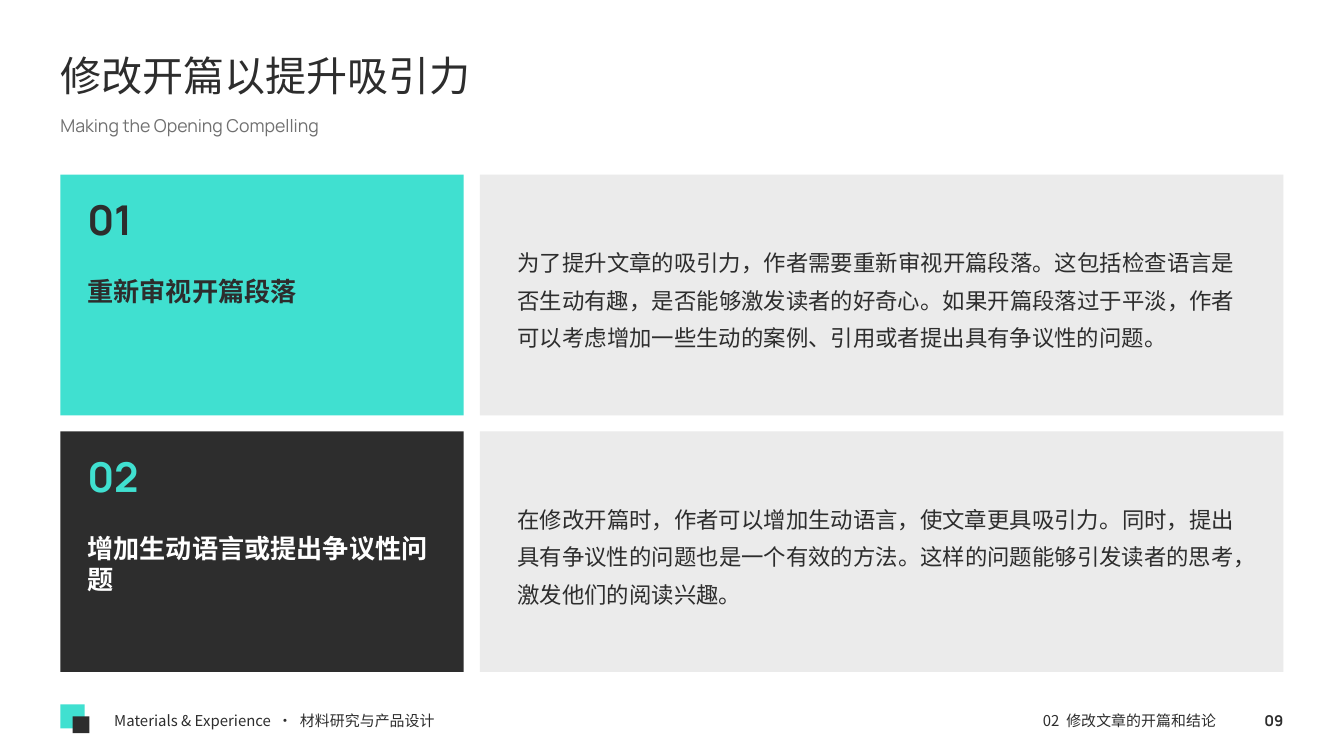
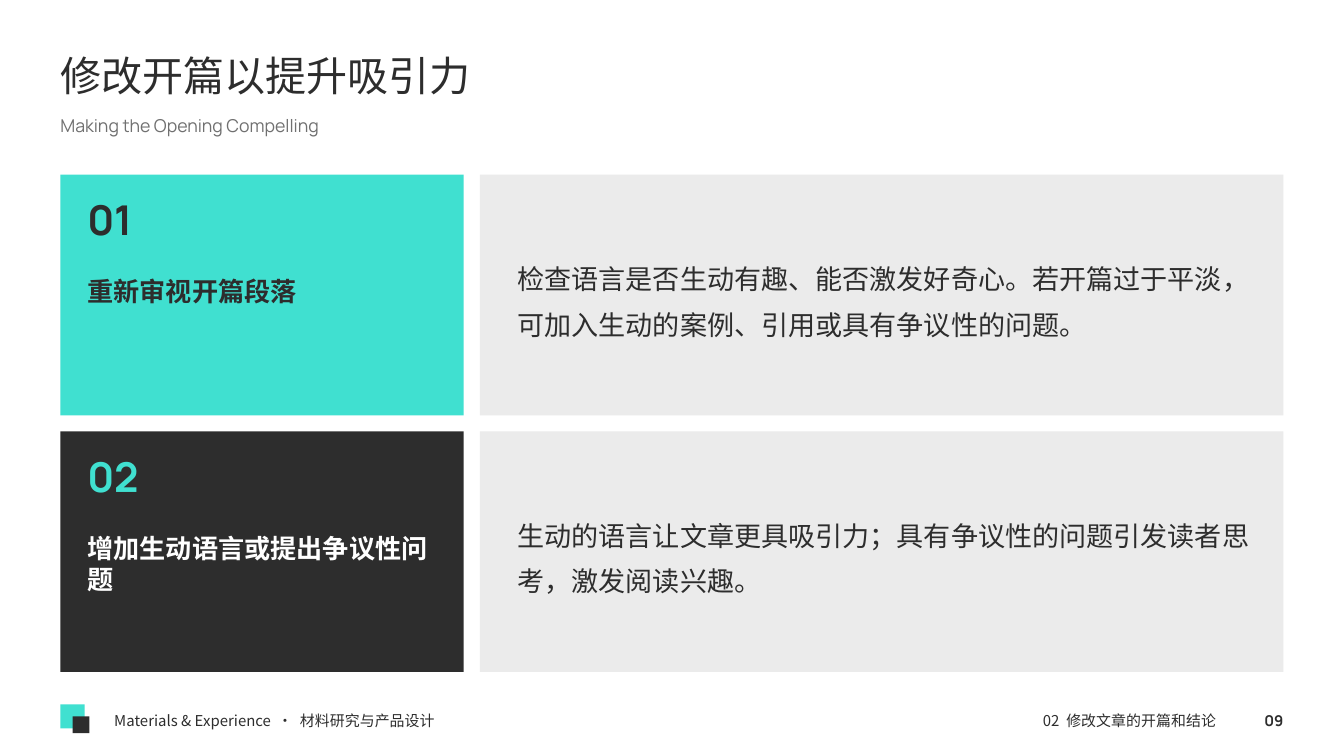
Before and after one commit to memoryzm214/Ericzm214, a slide deck: slide 9 of courses/第3课_学术论文研究背景撰写技巧.pptx. Drawn at 1344x756 pixels with LibreOffice and Linux fonts; fonts in the diff are those of the drawing. Boxes give left, top, right and bottom in pixels: in the first picture for what was removed or moved away, otherwise in the second. Text is boxed around its words. In the diff, an @@ line names an element or a change of style, - is before the commit and + after.

```diff
--- a/courses/第3课_学术论文研究背景撰写技巧.pptx
+++ b/courses/第3课_学术论文研究背景撰写技巧.pptx
@@ text at <box>517,266,1249,337</box>: text changed; size 12 to 14.5 pt @@
-为了提升文章的吸引力，作者需要重新审视开篇段落。这包括检查语言是否生动有趣，是否能够激发读者的好奇心。如果开篇段落过于平淡，作者可以考虑增加一些生动的案例、引用或者提出具有争议性的问题。
+检查语言是否生动有趣、能否激发好奇心。若开篇过于平淡，可加入生动的案例、引用或具有争议性的问题。
@@ text at <box>517,523,1249,594</box>: text changed; size 12 to 14.5 pt @@
-在修改开篇时，作者可以增加生动语言，使文章更具吸引力。同时，提出具有争议性的问题也是一个有效的方法。这样的问题能够引发读者的思考，激发他们的阅读兴趣。
+生动的语言让文章更具吸引力；具有争议性的问题引发读者思考，激发阅读兴趣。
```
Also in this commit, not shown: 20 other slides changed.
